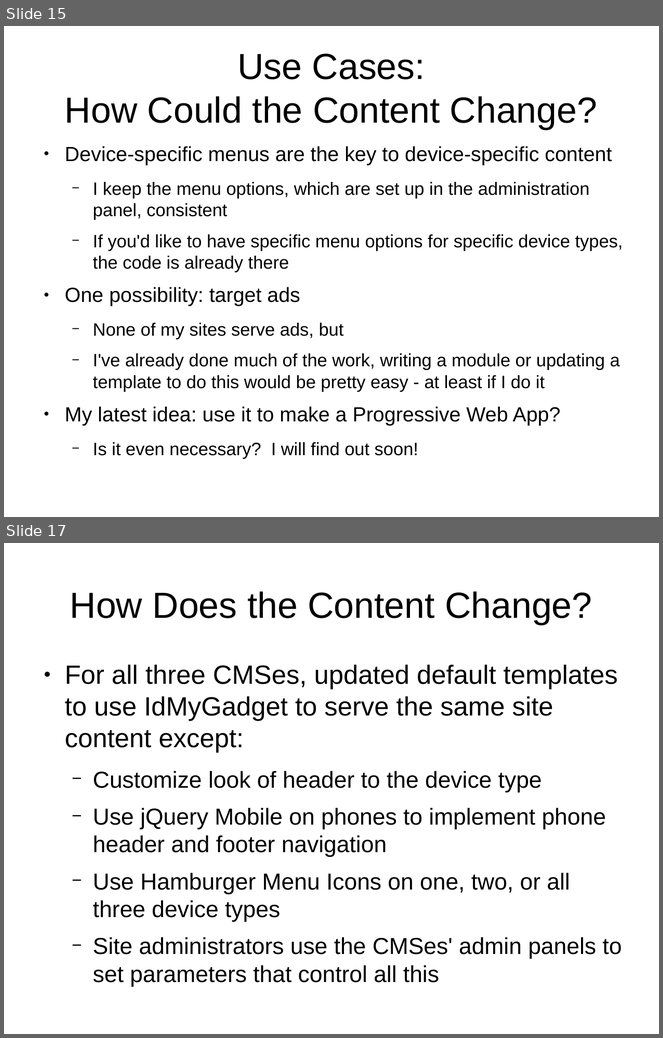
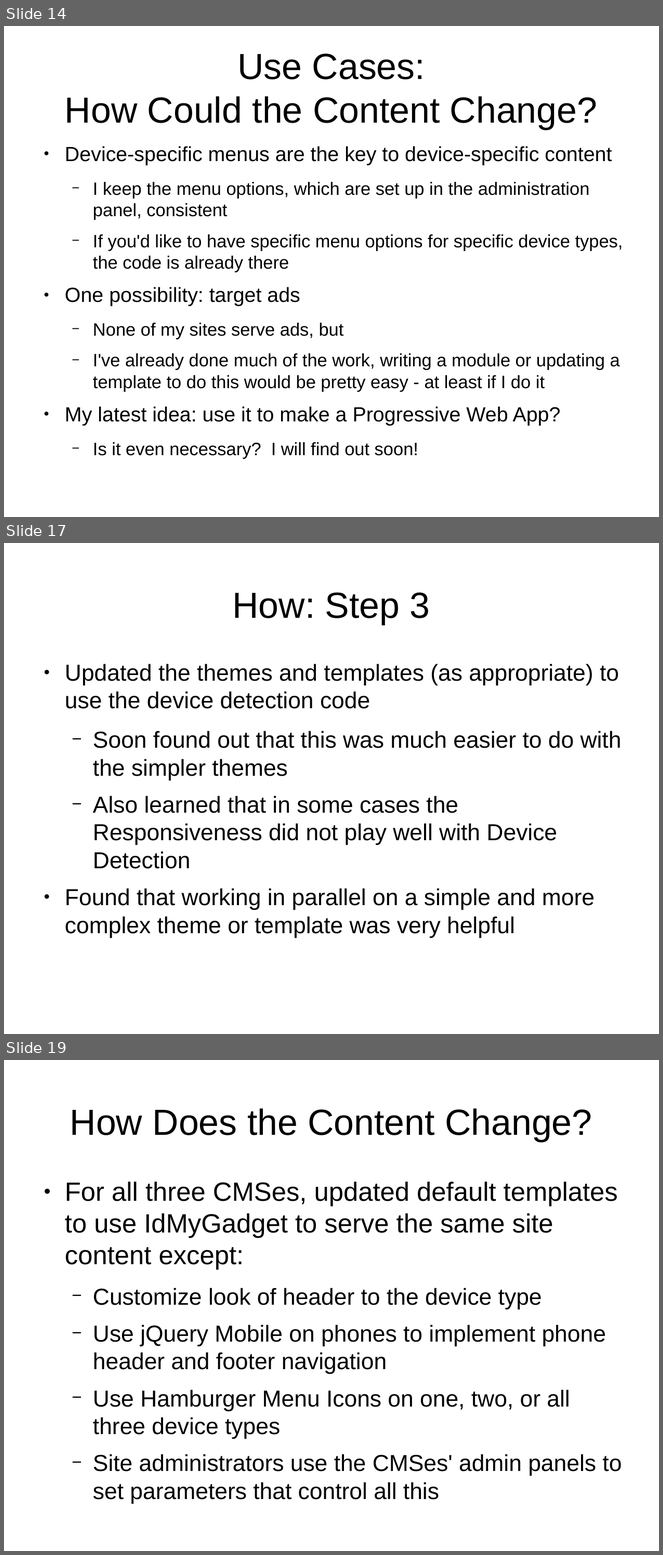
Before and after one commit to tomwhartung/jmws_accoutrements, a slide deck: presentations/2016_07-Drupal/9-slides.odp. Shown one above the other, each under a label of ours: slides 15 and 17 before the commit, slides 14, 17 and 19 after it; the slides between them are not shown. The pictures are 663x1038 and 663x1555 pixels, drawn with LibreOffice and Linux fonts; fonts in the diff are those of the drawing. Boxes give left, top, right and bottom in pixels: in the first picture for what was removed or moved away, otherwise in the second. Text is boxed around its words. In the diff, an @@ line names an element or a change of style, - is before the commit and + after.

```diff
--- a/presentations/2016_07-Drupal/9-slides.odp
+++ b/presentations/2016_07-Drupal/9-slides.odp
@@ slide 17 added at bbox=[4, 543, 659, 1034], background #FFFFFF @@
@@ title added at bbox=[233, 592, 430, 625], 44 pt, text #000000 @@
+How: Step 3
@@ text added at bbox=[65, 664, 622, 938], 28 pt, text #000000 @@
+● Updated the themes and templates (as appropriate) to use the device detection code
+  − Soon found out that this was much easier to do with the simpler themes
+  − Also learned that in some cases the Responsiveness did not play well with Device Detection
+● Found that working in parallel on a simple and more complex theme or template was very helpful
@@ what was slide 15 is now slide 14 @@
@@ what was slide 17 is now slide 19 @@
```
Also in this commit, not shown: 6 slides changed, 3 other slides added, 1 slide removed.
